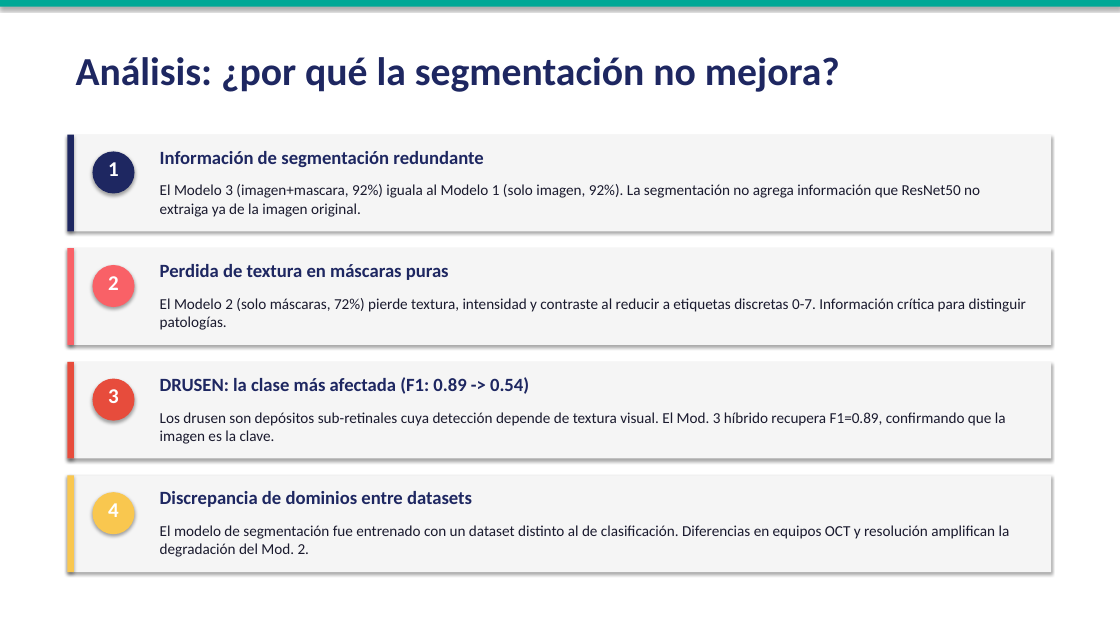
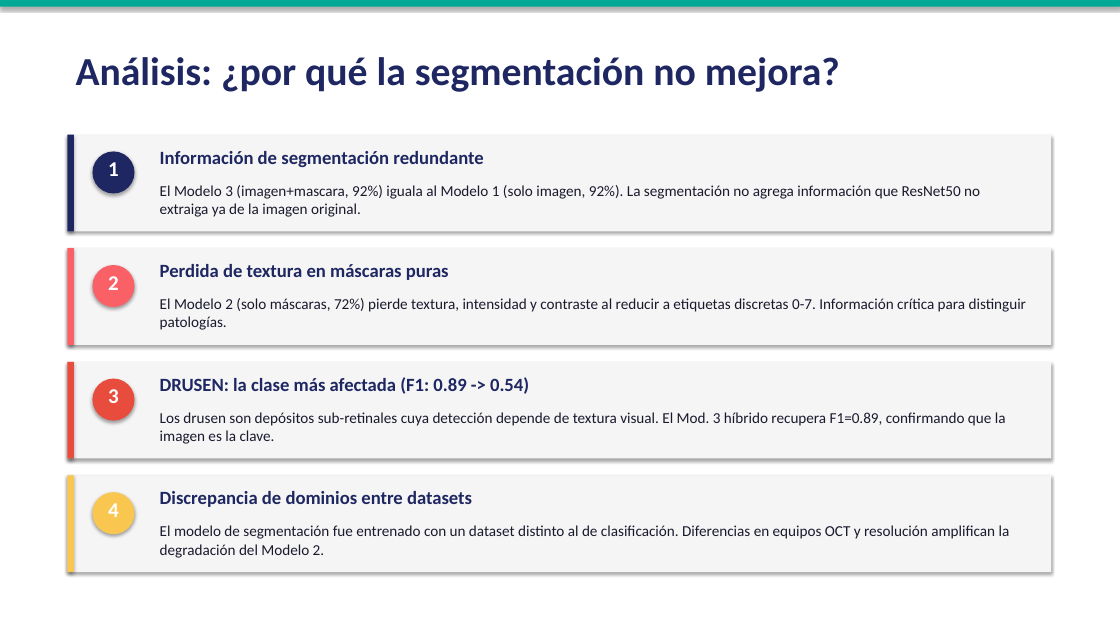
Before and after one commit to umagon/TP_vision_por_computadora_2, a slide deck: slide 10 of paper/presentacion_OCT.pptx. Drawn at 1120x631 pixels with LibreOffice and Linux fonts; fonts in the diff are those of the drawing. Boxes give left, top, right and bottom in pixels: in the first picture for what was removed or moved away, otherwise in the second. Text is boxed around its words. In the diff, an @@ line names an element or a change of style, - is before the commit and + after.

```diff
--- a/paper/presentacion_OCT.pptx
+++ b/paper/presentacion_OCT.pptx
@@ text at (x1=160, y1=525, x2=1010, y2=558): text changed @@
-El modelo de segmentación fue entrenado con un dataset distinto al de clasificación. Diferencias en equipos OCT y resolución amplifican la degradación del Mod. 2.
+El modelo de segmentación fue entrenado con un dataset distinto al de clasificación. Diferencias en equipos OCT y resolución amplifican la degradación del Modelo 2.
```
Also in this commit, not shown: 5 other slides changed.
